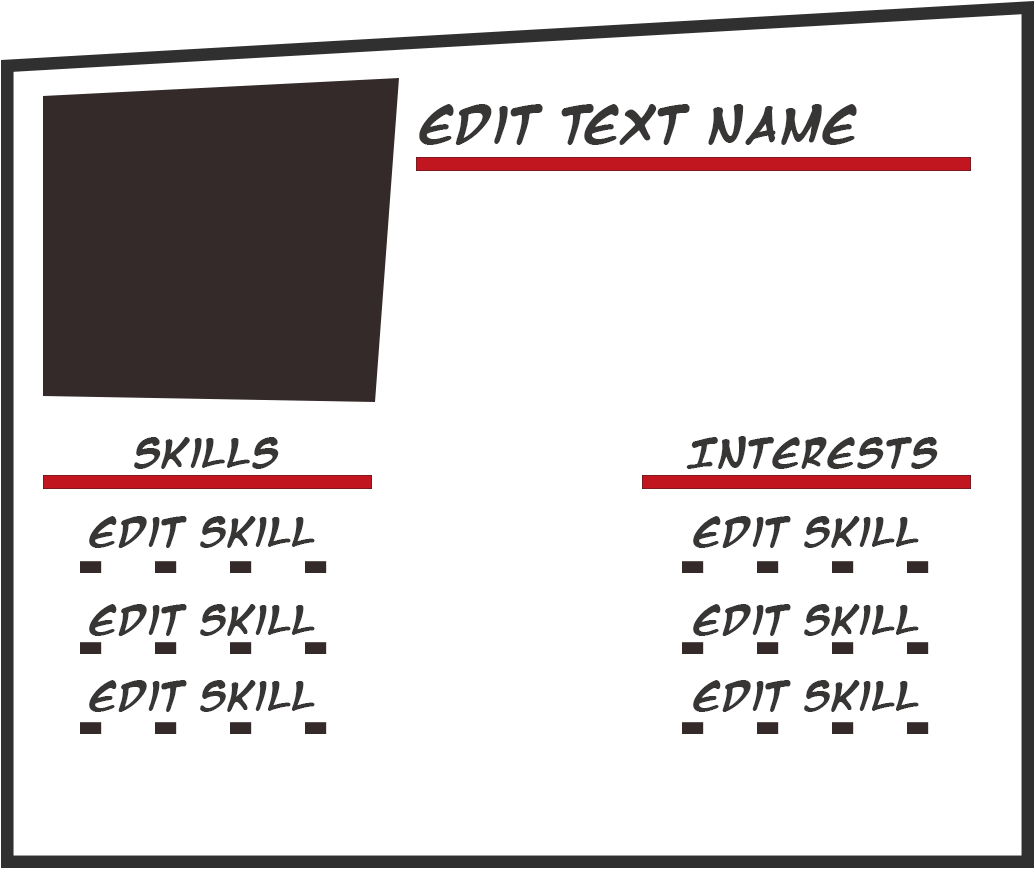
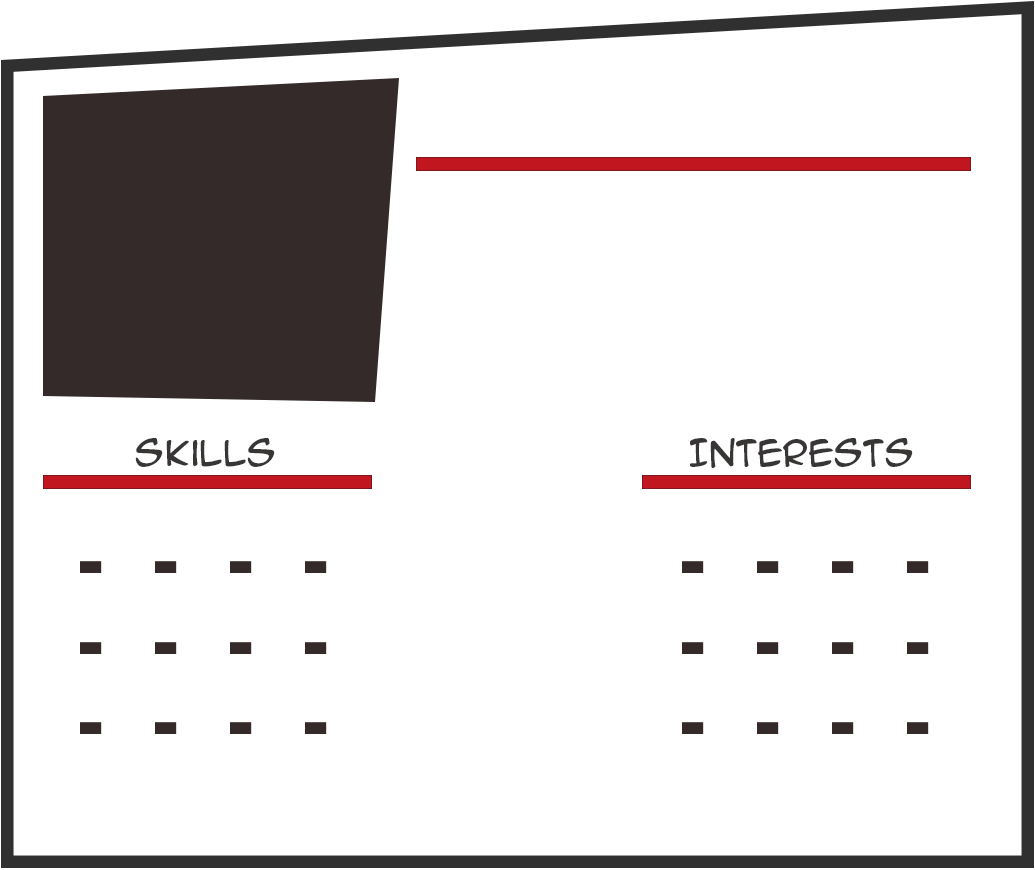
Before/after of a 1035 x 870 layered artwork. What changed in the layer stack:
painted on "Interests" over box(686, 436, 938, 469)
painted on "Skills" over box(134, 437, 279, 469)
hid "Name", painted on it over box(419, 104, 857, 145)
renamed "Edit Skill copy 2" to "Edit Skill", hid it, painted on it over box(693, 680, 919, 712)
renamed "Edit Skill copy 2" to "Edit Skill", hid it, painted on it over box(693, 604, 919, 636)
renamed "Edit Skill copy 2" to "Edit Skill", hid it, painted on it over box(693, 516, 919, 548)
renamed "Edit Skill copy" to "Edit Skill", hid it, painted on it over box(89, 680, 315, 712)
hid "Edit Skill" (5th of 6, in "Edit Profile Info Box"), painted on it over box(89, 604, 315, 636)
hid "Edit Skill" (6th of 6, in "Edit Profile Info Box"), painted on it over box(89, 516, 315, 548)
